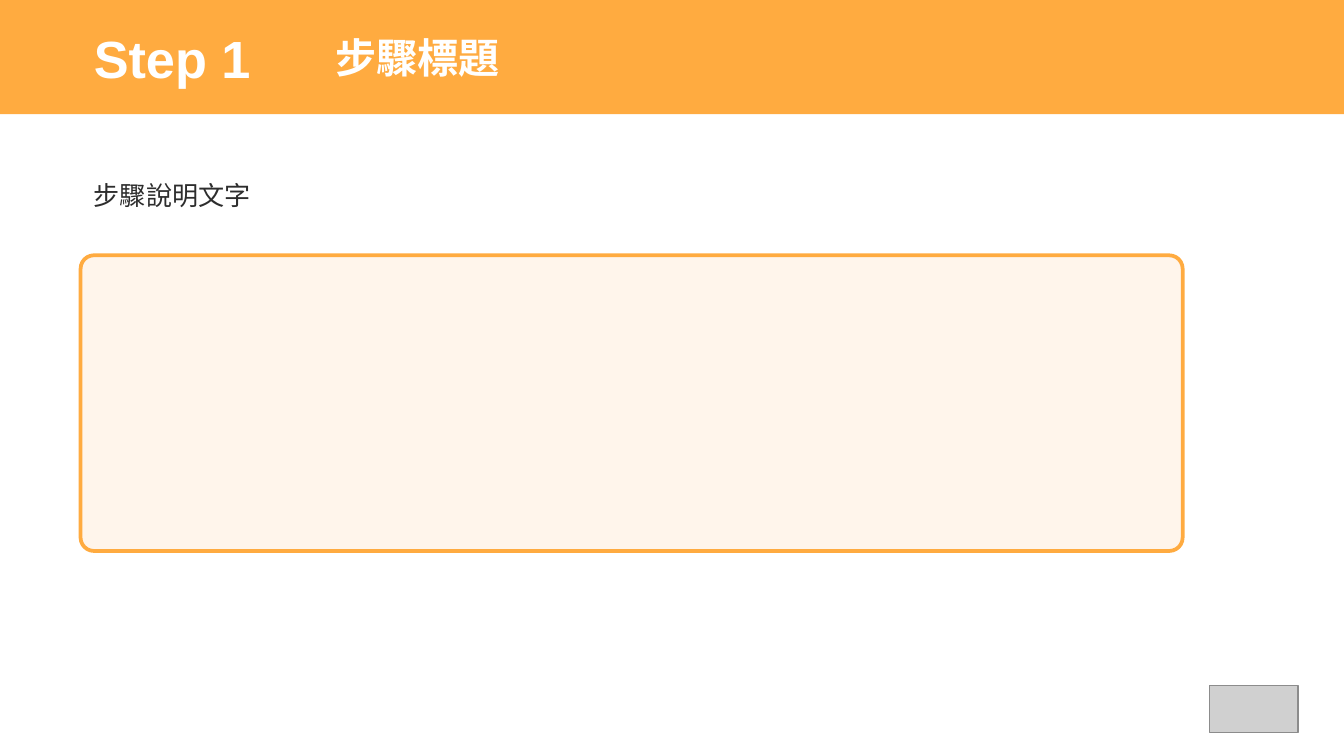
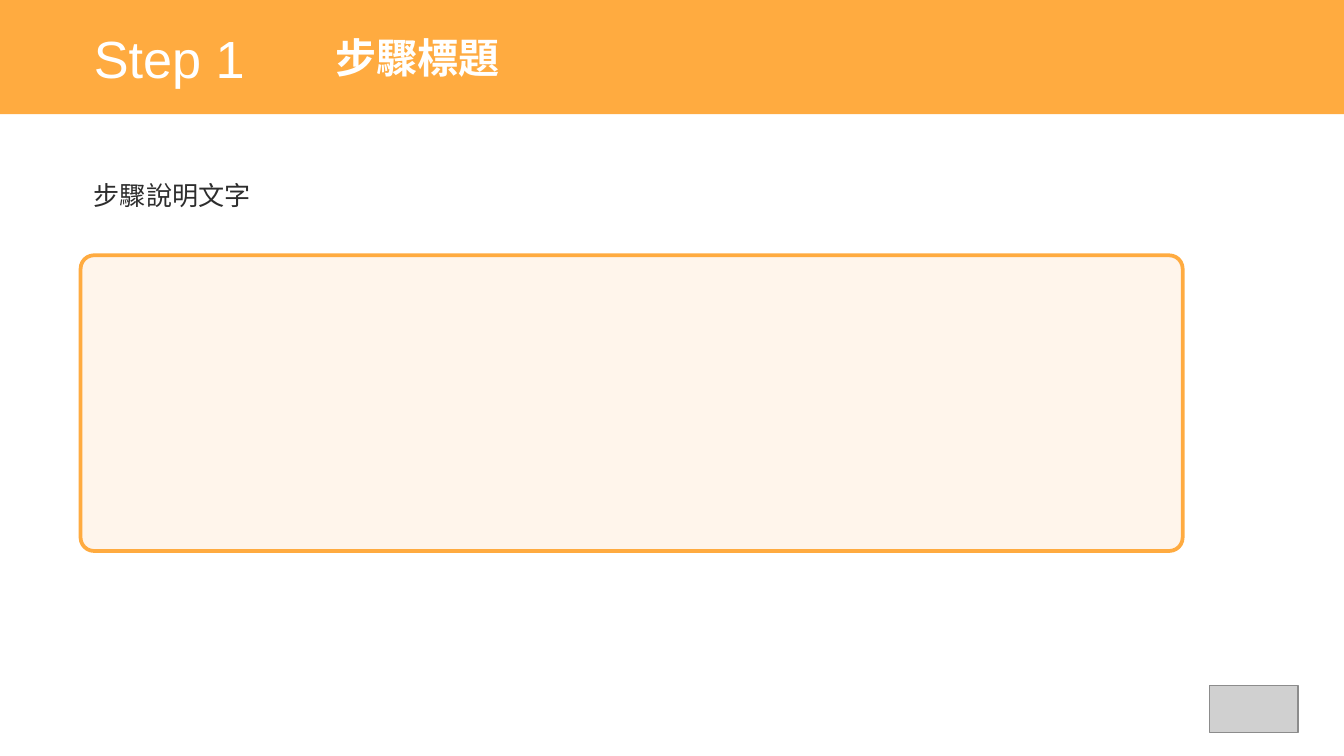
Before and after one commit to orangeapple-HsienAn/claude-pptx-framework, a slide deck: slide 6 of guided/templates/pptx/通用簡報模板_TEMPLATE.pptx. Drawn at 1344x756 pixels with LibreOffice and Linux fonts; fonts in the diff are those of the drawing; grey boxes stand for pictures. Boxes give left, top, right and bottom in pixels: in the first picture for what was removed or moved away, otherwise in the second. Text is boxed around its words. In the diff, an @@ line names an element or a change of style, - is before the commit and + after.

```diff
--- a/guided/templates/pptx/通用簡報模板_TEMPLATE.pptx
+++ b/guided/templates/pptx/通用簡報模板_TEMPLATE.pptx
@@ text "Step 1" at bbox=[94, 41, 245, 88]: bold off @@
```
Also in this commit, not shown: 4 other slides changed, 3 other files.
